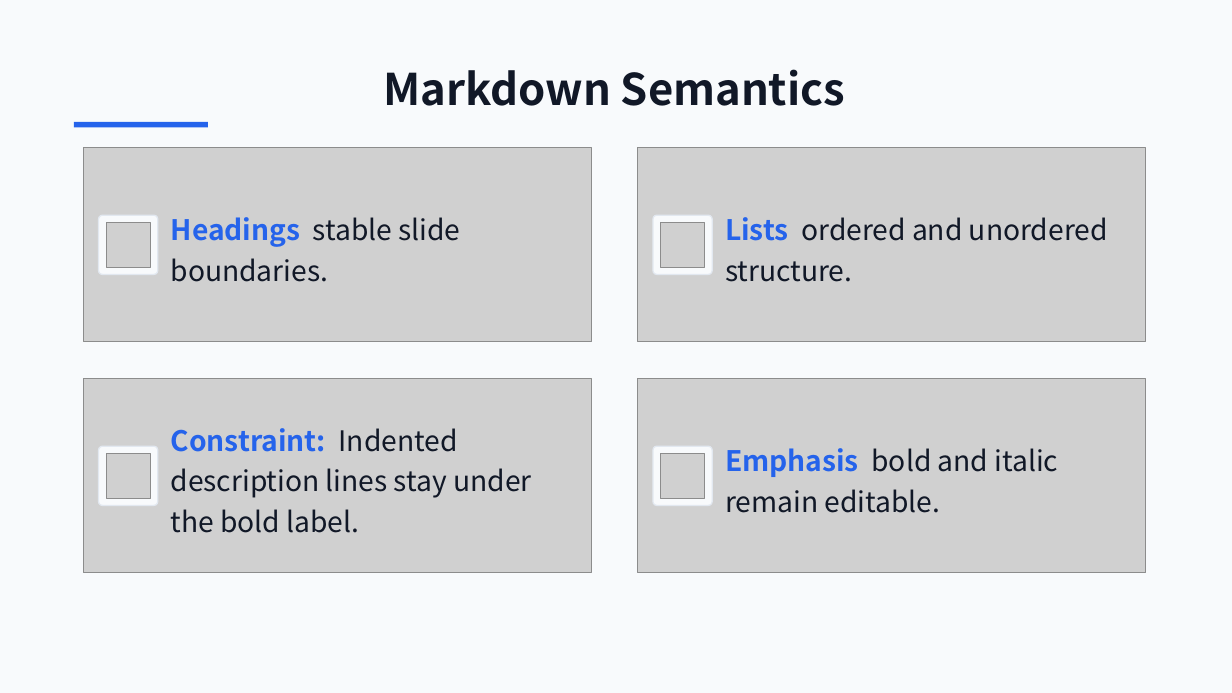
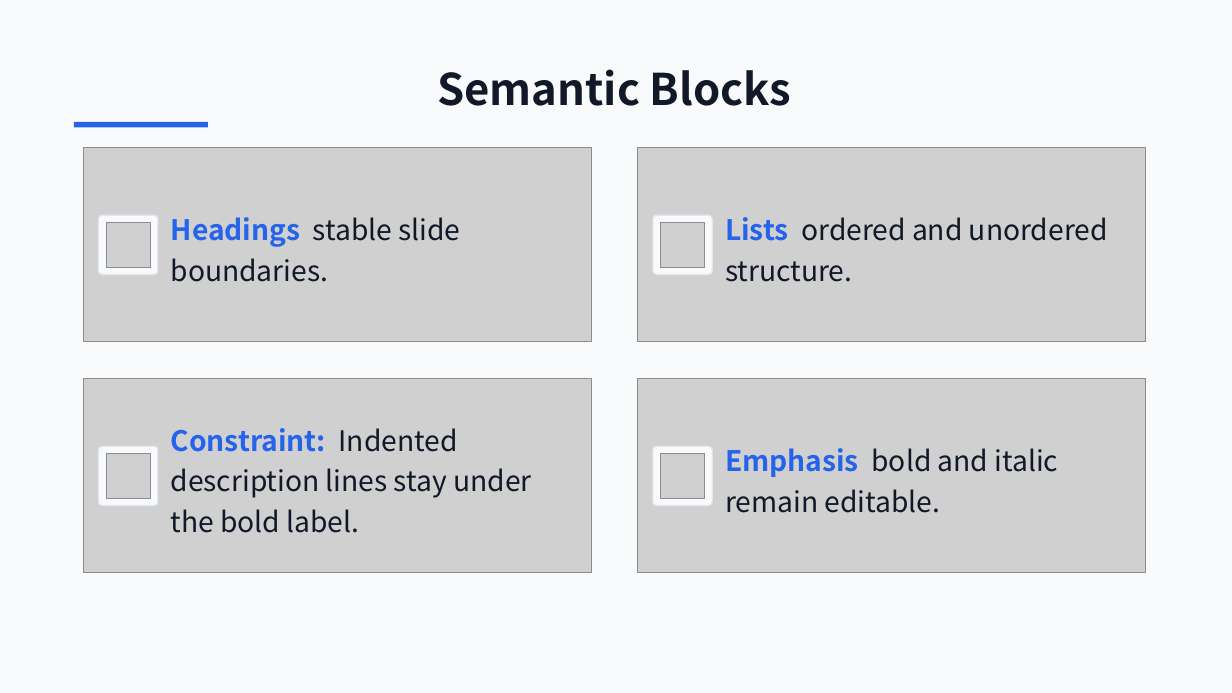
Before and after one commit to ch040602/MdPr, a slide deck: slide 8 of docs/theme-preview/pptx/clean.pptx. Drawn at 1232x693 pixels with LibreOffice and Linux fonts; fonts in the diff are those of the drawing; grey boxes stand for pictures. Boxes give left, top, right and bottom in pixels: in the first picture for what was removed or moved away, otherwise in the second. Text is boxed around its words. In the diff, an @@ line names an element or a change of style, - is before the commit and + after.

Commit message:
Rename PPT preview semantics labels

```diff
--- a/docs/theme-preview/pptx/clean.pptx
+++ b/docs/theme-preview/pptx/clean.pptx
@@ text at [437,69,791,106]: text changed @@
-Markdown Semantics
+Semantic Blocks
```
Also in this commit, not shown: 1 other slide changed, 47 other files.
